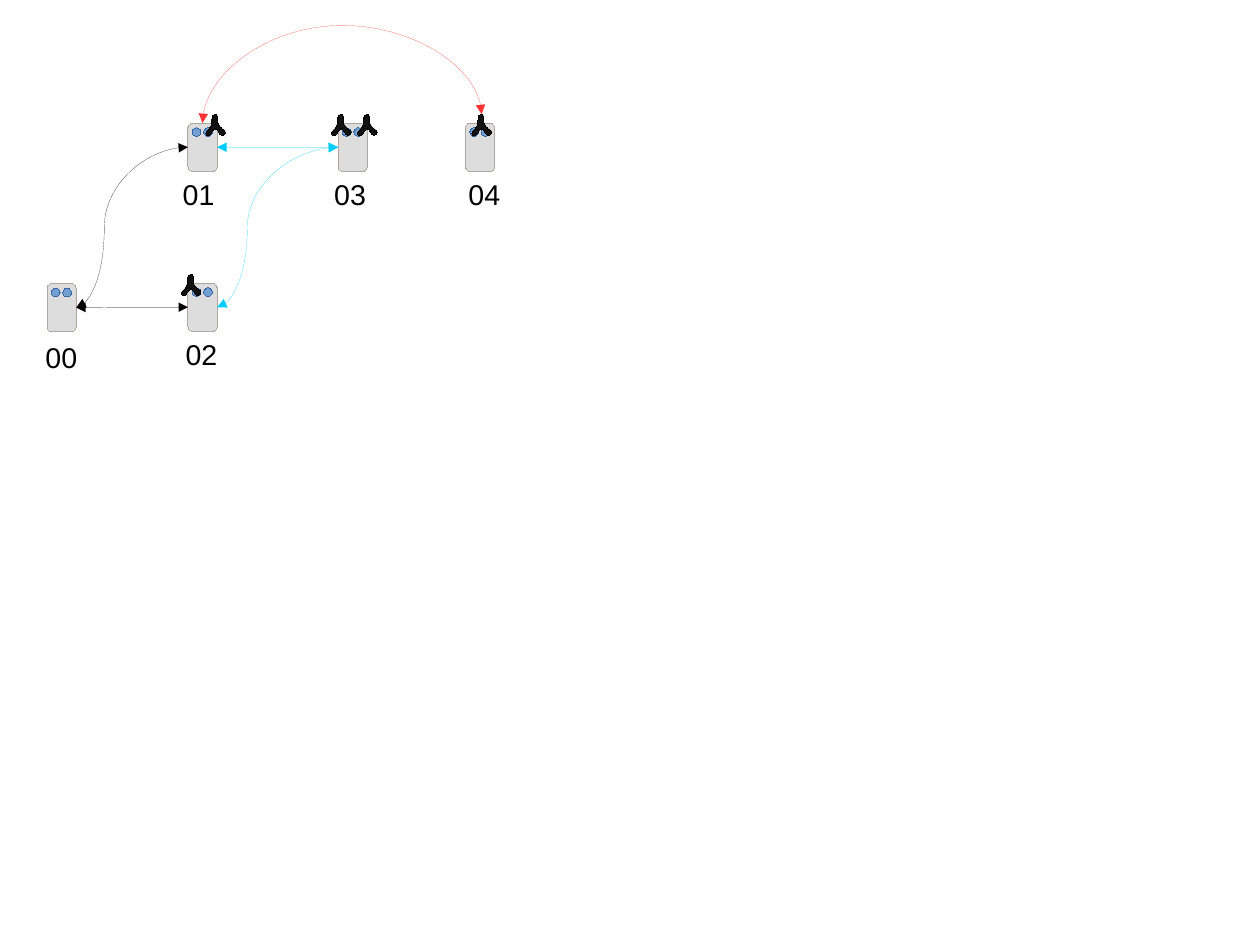
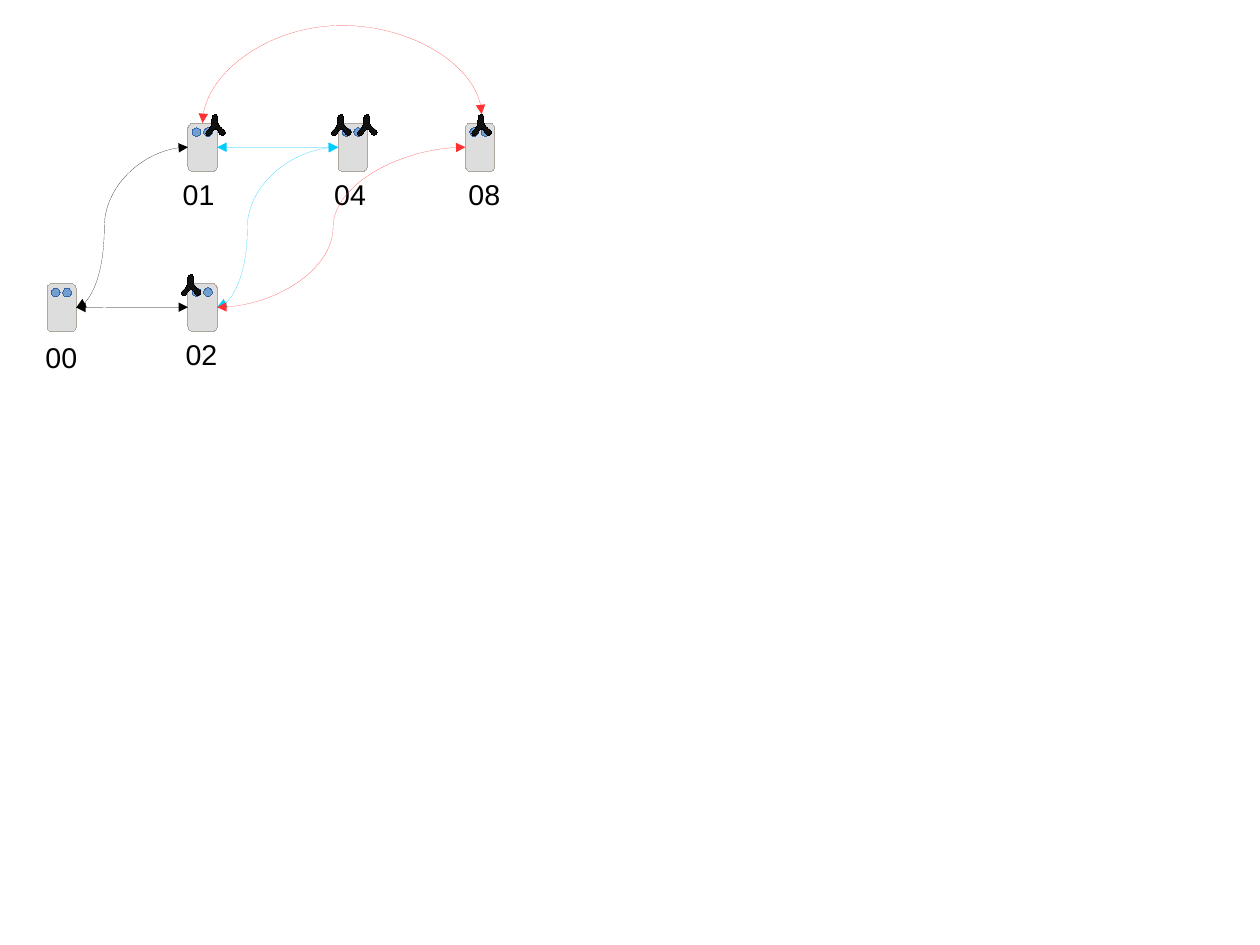
Before and after one commit to Intertangler/ctmcMarkov, a slide deck: slide 3 of scheme.odp. Drawn at 1260x945 pixels with LibreOffice and Linux fonts; fonts in the diff are those of the drawing. Boxes give left, top, right and bottom in pixels: in the first picture for what was removed or moved away, otherwise in the second. Text is boxed around its words. In the diff, an @@ line names an element or a change of style, - is before the commit and + after.

```diff
--- a/scheme.odp
+++ b/scheme.odp
@@ curved double arrow added from (217, 308) to (465, 147), #FF3333 0 pt @@
@@ text "04" rewrapped from (468,185,500,206) to (334,183,366,211) @@
@@ text removed at (334,185,366,206) @@
-03
@@ text added at (468,185,500,206), 18 pt, text #000000 @@
+08
```
Also in this commit, not shown: 1 slide added, 3 other files.
